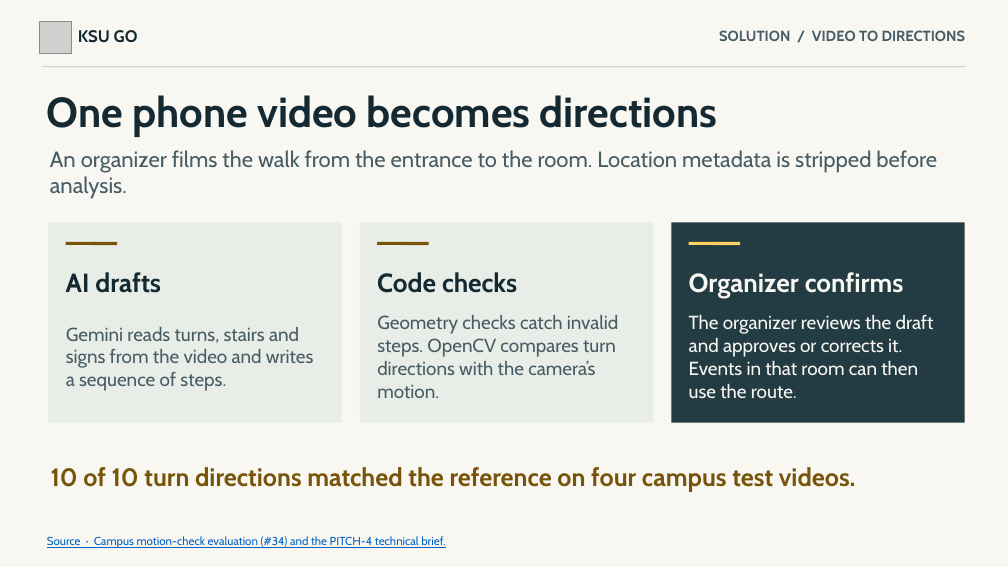
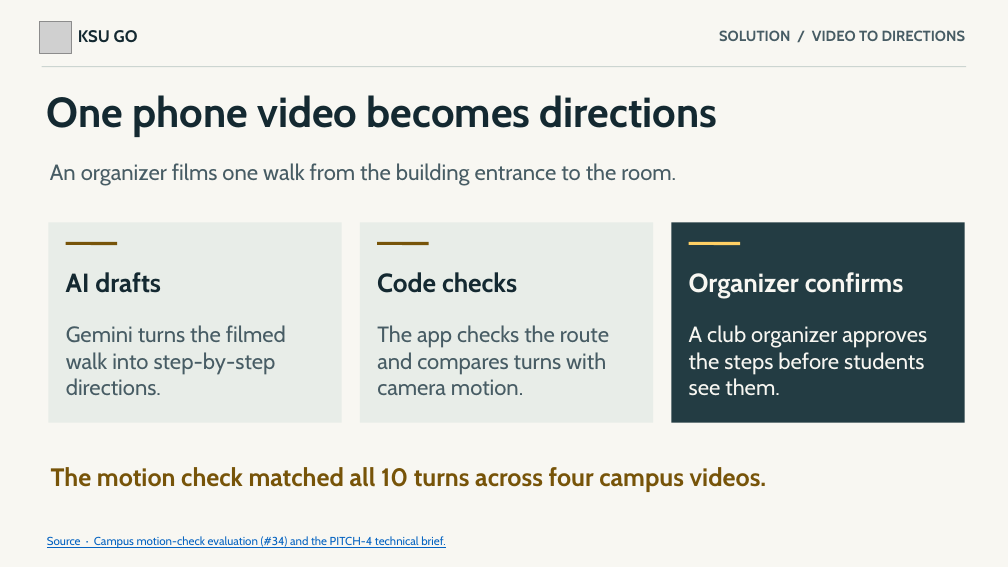
Before and after one commit to chernohb23/KSU-GO, a slide deck: slide 3 of pitch/KSU-GO-Presentation.pptx. Drawn at 1008x567 pixels with LibreOffice and Linux fonts; fonts in the diff are those of the drawing; grey boxes stand for pictures. Boxes give left, top, right and bottom in pixels: in the first picture for what was removed or moved away, otherwise in the second. Text is boxed around its words. In the diff, an @@ line names an element or a change of style, - is before the commit and + after.

```diff
--- a/pitch/KSU-GO-Presentation.pptx
+++ b/pitch/KSU-GO-Presentation.pptx
@@ text at (50,163,676,186): text changed @@
-An organizer films the walk from the entrance to the room. Location metadata is stripped before analysis.
+An organizer films one walk from the building entrance to the room.
@@ text at (66,325,286,395): text changed; size 18 to 21 pt @@
-Gemini reads turns, stairs and signs from the video and writes a sequence of steps.
+Gemini turns the filmed walk into step-by-step directions.
@@ text at (377,325,609,395): text changed; size 18 to 21 pt @@
-Geometry checks catch invalid steps. OpenCV compares turn directions with the camera’s motion.
+The app checks the route and compares turns with camera motion.
@@ text at (689,325,927,396): text changed; size 18 to 21 pt @@
-The organizer reviews the draft and approves or corrects it. Events in that room can then use the route.
+A club organizer approves the steps before students see them.
@@ text at (51,467,767,492): text changed @@
-10 of 10 turn directions matched the reference on four campus test videos.
+The motion check matched all 10 turns across four campus videos.
```
Also in this commit, not shown: 4 other slides changed, 1 other file.
